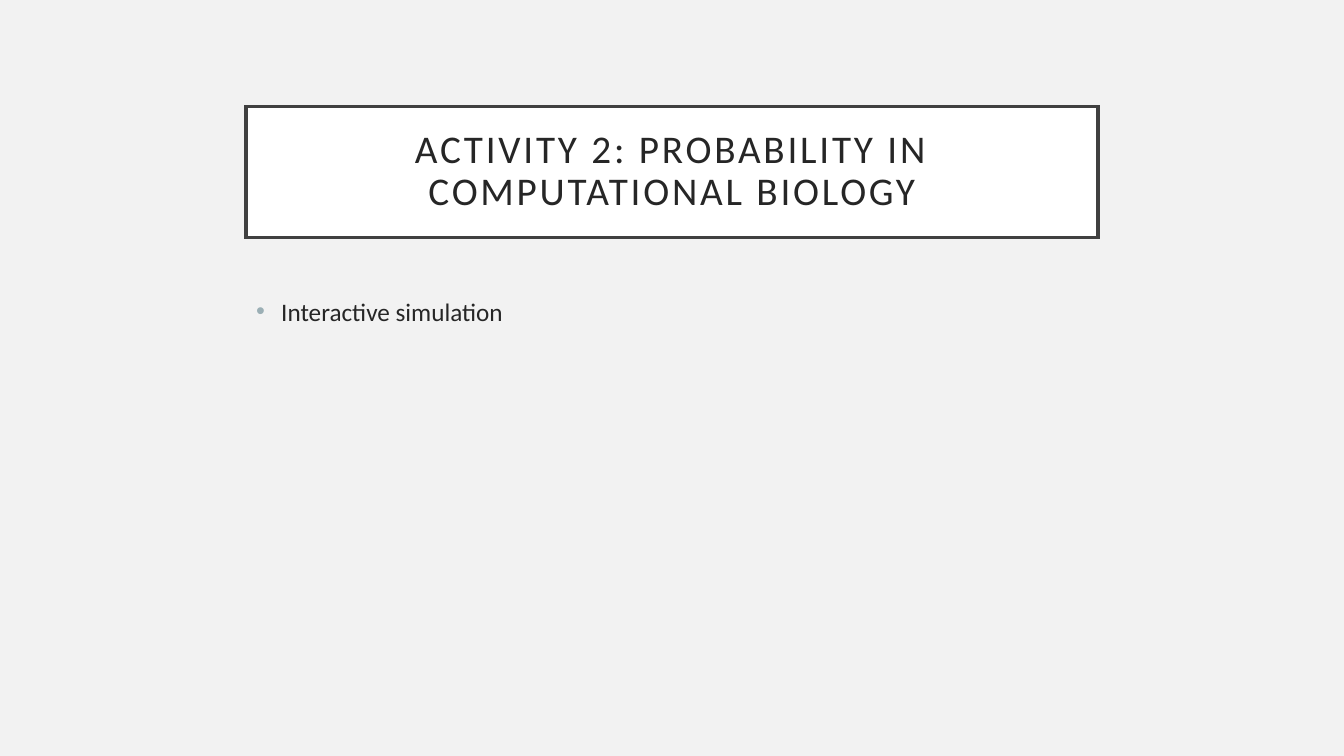
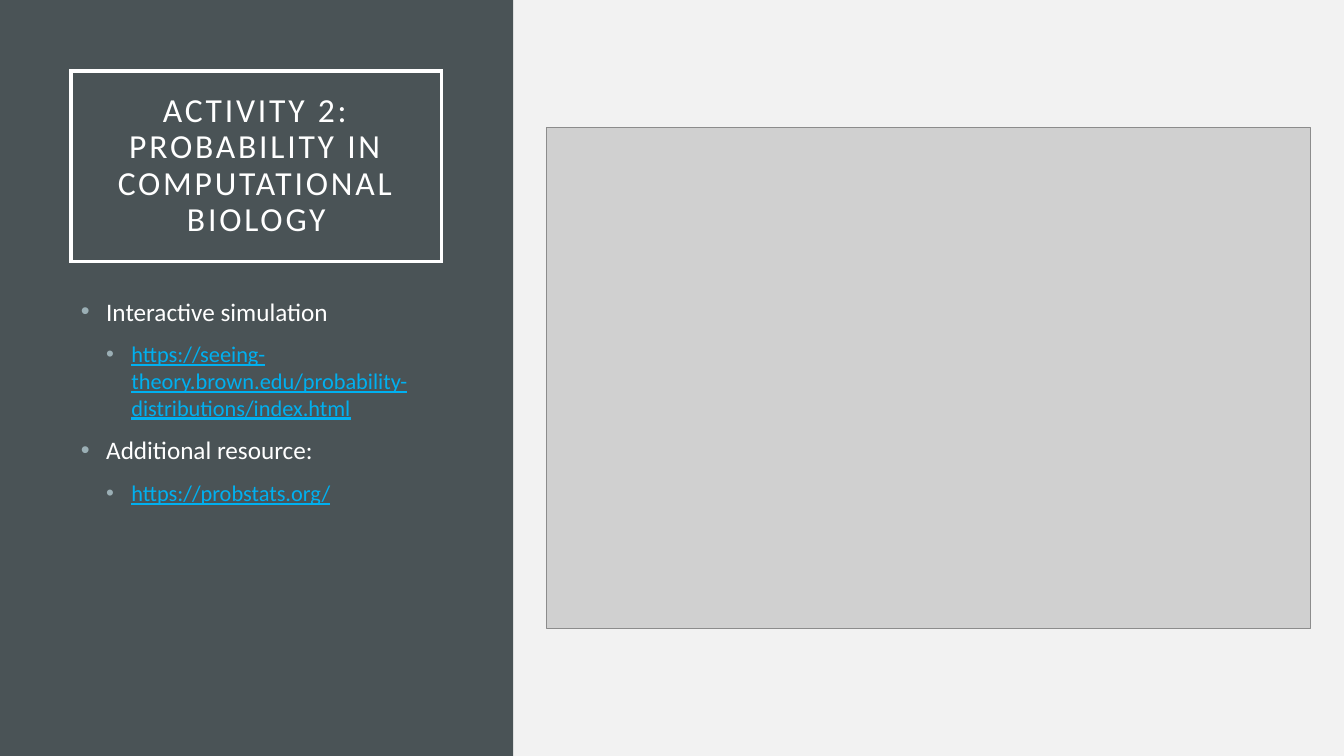
Before and after one commit to eholdmore/StatsForCompBio, a slide deck: slide 21 of Stats-for-Comp-Bio.pptx (slide 20 before the commit). Drawn at 1344x756 pixels with LibreOffice and Linux fonts; fonts in the diff are those of the drawing; grey boxes stand for pictures. Boxes give left, top, right and bottom in pixels: in the first picture for what was removed or moved away, otherwise in the second. Text is boxed around its words. In the diff, an @@ line names an element or a change of style, - is before the commit and + after.

```diff
--- a/Stats-for-Comp-Bio.pptx
+++ b/Stats-for-Comp-Bio.pptx
@@ rectangle added at (0,0,513,756), fill #4A5356 @@
@@ title "ACTIVITY 2: PROBABILITY IN COMPUTATIONAL ...": place and size @@
-title "ACTIVITY 2: PROBABILITY IN COMPUTATIONAL ..." at (246,106,1098,237)
+title "ACTIVITY 2: PROBABILITY IN COMPUTATIONAL ..." at (71,71,442,261)
@@ title "ACTIVITY 2: PROBABILITY IN COMPUTATIONAL ..." at (71,71,442,261): size 28 to 24 pt, text colour #262626 to #FFFFFF; fill #FFFFFF to none; outline #404040 2.5 pt to #FFFFFF 2.5 pt @@
@@ picture added at (546,128,1311,628) @@
@@ text "Interactive simulation": place and size @@
-text "Interactive simulation" at (281,303,503,321)
+text "Interactive simulation" at (106,303,407,505)
@@ text at (106,303,328,321): text colour #262626 to #FFFFFF in "Interactive simulation" @@
@@ text at (106,346,407,505): paragraphs added @@
+  • https://seeing-theory.brown.edu/probability-distributions/index.html
+• Additional resource:
+  • https://probstats.org/
```
Also in this commit, not shown: 9 other slides changed, 8 slides added, 3 slides removed, 1 other file.
